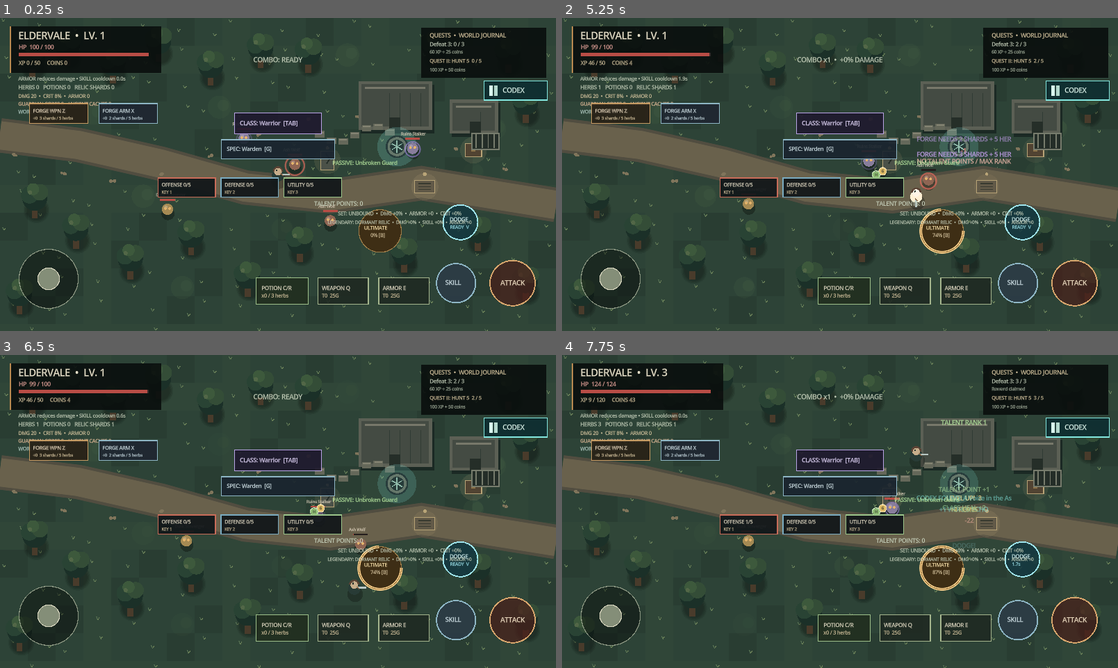
Above: before the commit, frames 1-4 (two rows, left to right).
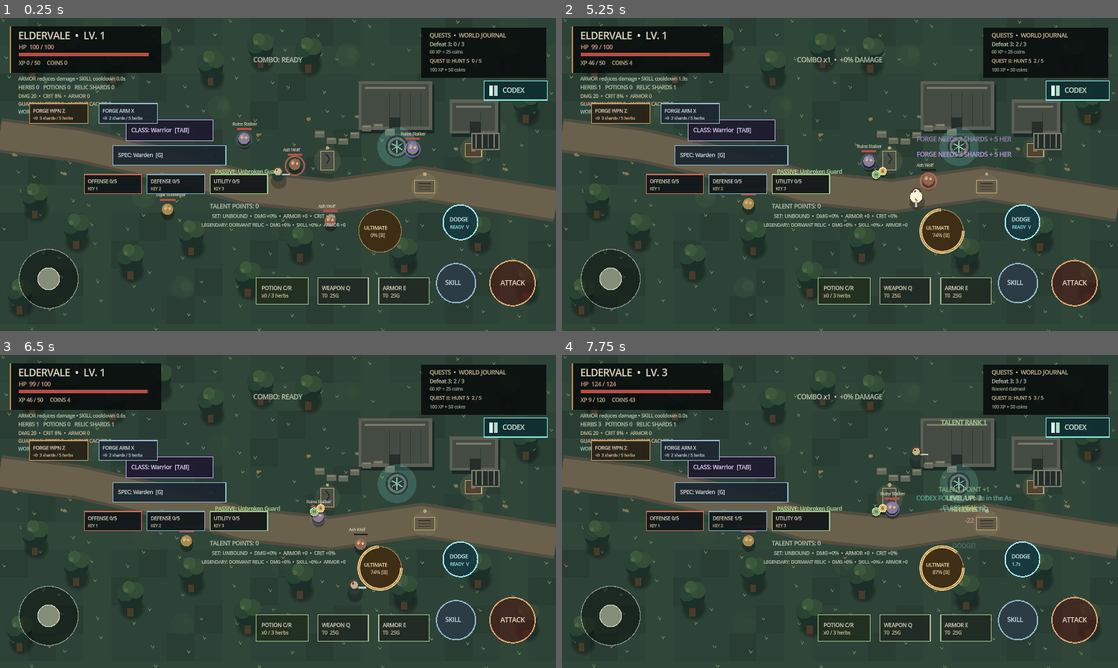
Above: after the commit, the same moments.

Repository: filesgloom-png/ELDERVALE
Game: Godot game, scene res://scenes/main.tscn
Two runs of this game, one before a commit and one after it. Both use one fixed random seed, a clock stepped at 60 frames per second and the inputs below.
Inputs (mouse positions are in pixels of both pictures, inside the frame that each line leads up to):
- Up to frame 1 (0.25 s): no input
- Up to frame 2 (5.25 s): tap Enter (ui_accept) at 0.5, 0.77, 3.77 s; move the mouse to (962, 158) at 0.52 s; hold Right (ui_right) 0.53-1.25 s; tap Q at 0.6 s; click (962, 158) at 0.67 s; drag from (728, 190) to (812, 237) at 1.27 s; move the mouse to (895, 105) at 2.02 s; hold Right (ui_right) 2.03-2.75 s; tap F at 2.1 s; drag from (812, 237) to (673, 127) at 2.77 s; move the mouse to (1006, 221) at 3.52 s; hold Left (ui_left) 3.53-4.25 s; tap C at 3.6 s; drag from (673, 127) to (756, 96) at 4.27 s; move the mouse to (867, 174) at 5.02 s; hold Down (ui_down) from 5.03 s (still down); tap Z at 5.1 s; click (867, 174) at 5.17 s
- Up to frame 3 (6.5 s): release Down (ui_down) at 5.75 s; drag from (194, 433) to (166, 527) at 5.77 s
- Up to frame 4 (7.75 s): move the mouse to (962, 495) at 6.52 s; hold Up (ui_up) 6.53-7.25 s; tap V at 6.6 s; tap Enter (ui_accept) at 6.77 s; drag from (728, 527) to (812, 574) at 7.27 s

The runs differ from the first frame. In frame 1, 7.9% of the frame differs, in the area x 15-85%, y 30-67%; in frame 2, 8.1%; in frame 3, 7.9%; in frame 4, 7.9%.

Commit message:
fix: declutter mobile HUD layout

Diff:
--- a/scripts/main.gd
+++ b/scripts/main.gd
@@ -379,10 +379,10 @@
 		_try_dodge()
 
 func _class_button_center() -> Vector2:
-	return Vector2(640.0, 242.0)
+	return Vector2(390.0, 258.0)
 
 func _specialization_button_center() -> Vector2:
-	return Vector2(640.0, 302.0)
+	return Vector2(390.0, 316.0)
 
 func _current_class_data() -> Dictionary:
 	return CLASS_DATA[clampi(player_class_index, 0, CLASS_DATA.size() - 1)]
@@ -544,7 +544,7 @@
 	queue_redraw()
 
 func _talent_button_center(branch: int) -> Vector2:
-	return Vector2(430.0 + float(branch) * 145.0, 390.0)
+	return Vector2(260.0 + float(branch) * 145.0, 382.0)
 
 func _cycle_class() -> void:
 	player_class_index = (player_class_index + 1) % CLASS_DATA.size()
@@ -2206,7 +2206,7 @@
 	var current_specs: Array = current_class["specs"]
 	draw_string(ThemeDB.fallback_font, spec_center + Vector2(-118, 4), "SPEC: %s  [G]" % String(current_specs[specialization_index]), HORIZONTAL_ALIGNMENT_LEFT, 240, 12, Color("#d7e8ed"))
 	var passive_data := _current_passive_data()
-	draw_string(ThemeDB.fallback_font, Vector2(640, 338), "PASSIVE: %s" % String(passive_data.get("name", "None")), HORIZONTAL_ALIGNMENT_CENTER, 400, 12, Color("#b8e8a0"))
+	draw_string(ThemeDB.fallback_font, Vector2(390, 358), "PASSIVE: %s" % String(passive_data.get("name", "None")), HORIZONTAL_ALIGNMENT_CENTER, 360, 12, Color("#b8e8a0"))
 	var talent_titles: Array[String] = ["OFFENSE", "DEFENSE", "UTILITY"]
 	for branch in range(3):
 		var talent_center := _talent_button_center(branch)
@@ -2215,12 +2215,12 @@
 		draw_rect(Rect2(talent_center - Vector2(66, 22), Vector2(132, 44)), talent_color, false, 2.0)
 		draw_string(ThemeDB.fallback_font, talent_center + Vector2(-58, -2), "%s %d/5" % [talent_titles[branch], talent_ranks[branch]], HORIZONTAL_ALIGNMENT_LEFT, 120, 11, Color("#e7dfc8"))
 		draw_string(ThemeDB.fallback_font, talent_center + Vector2(-58, 14), "KEY %d" % (branch + 1), HORIZONTAL_ALIGNMENT_LEFT, 120, 9, Color("#d7c59f"))
-	draw_string(ThemeDB.fallback_font, Vector2(640, 432), "TALENT POINTS: %d" % talent_points, HORIZONTAL_ALIGNMENT_CENTER, 280, 13, Color("#b8e8a0") if talent_points > 0 else Color("#c5cfba"))
+	draw_string(ThemeDB.fallback_font, Vector2(390, 438), "TALENT POINTS: %d" % talent_points, HORIZONTAL_ALIGNMENT_CENTER, 300, 13, Color("#b8e8a0") if talent_points > 0 else Color("#c5cfba"))
 	var set_bonus := _current_equipment_set_bonus()
 	var legendary_affix := _current_legendary_affix()
 	var set_color := Color("#ffd28b") if weapon_enchant >= 4 and armor_enchant >= 4 else (Color("#b8e8a0") if weapon_enchant >= 2 and armor_enchant >= 2 else Color("#c5cfba"))
-	draw_string(ThemeDB.fallback_font, Vector2(640, 454), "SET: %s  •  DMG +%d%%  •  ARMOR +%d  •  CRIT +%d%%" % [String(set_bonus["name"]), int(round((float(set_bonus["damage"]) - 1.0) * 100.0)), int(set_bonus["armor"]), int(round(float(set_bonus["crit"]) * 100.0))], HORIZONTAL_ALIGNMENT_CENTER, 560, 11, set_color)
-	draw_string(ThemeDB.fallback_font, Vector2(640, 474), "LEGENDARY: %s  •  DMG +%d%%  •  SKILL +%d%%  •  ARMOR +%d" % [String(legendary_affix["name"]), int(round((float(legendary_affix["damage"]) - 1.0) * 100.0)), int(round((float(legendary_affix["skill"]) - 1.0) * 100.0)), int(legendary_affix["armor"])], HORIZONTAL_ALIGNMENT_CENTER, 560, 10, Color("#ffd28b") if weapon_enchant >= 4 or armor_enchant >= 4 else Color("#c5cfba"))
+	draw_string(ThemeDB.fallback_font, Vector2(390, 460), "SET: %s  •  DMG +%d%%  •  ARMOR +%d  •  CRIT +%d%%" % [String(set_bonus["name"]), int(round((float(set_bonus["damage"]) - 1.0) * 100.0)), int(set_bonus["armor"]), int(round(float(set_bonus["crit"]) * 100.0))], HORIZONTAL_ALIGNMENT_CENTER, 480, 11, set_color)
+	draw_string(ThemeDB.fallback_font, Vector2(390, 480), "LEGENDARY: %s  •  DMG +%d%%  •  SKILL +%d%%  •  ARMOR +%d" % [String(legendary_affix["name"]), int(round((float(legendary_affix["damage"]) - 1.0) * 100.0)), int(round((float(legendary_affix["skill"]) - 1.0) * 100.0)), int(legendary_affix["armor"])], HORIZONTAL_ALIGNMENT_CENTER, 480, 10, Color("#ffd28b") if weapon_enchant >= 4 or armor_enchant >= 4 else Color("#c5cfba"))
 	var forge_weapon_center := _forge_weapon_button_center()
 	draw_rect(Rect2(forge_weapon_center - Vector2(67, 23), Vector2(134, 46)), Color(0.16, 0.13, 0.09, 0.92))
 	draw_rect(Rect2(forge_weapon_center - Vector2(67, 23), Vector2(134, 46)), Color("#c49a62"), false, 2.0)
